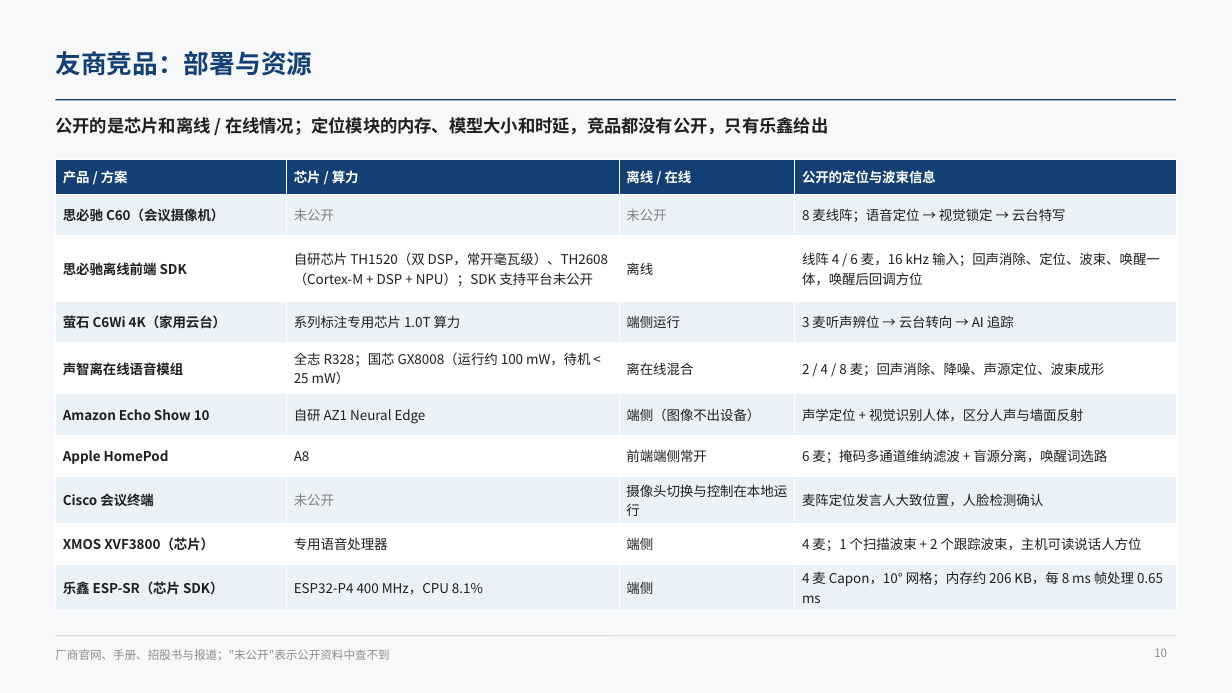
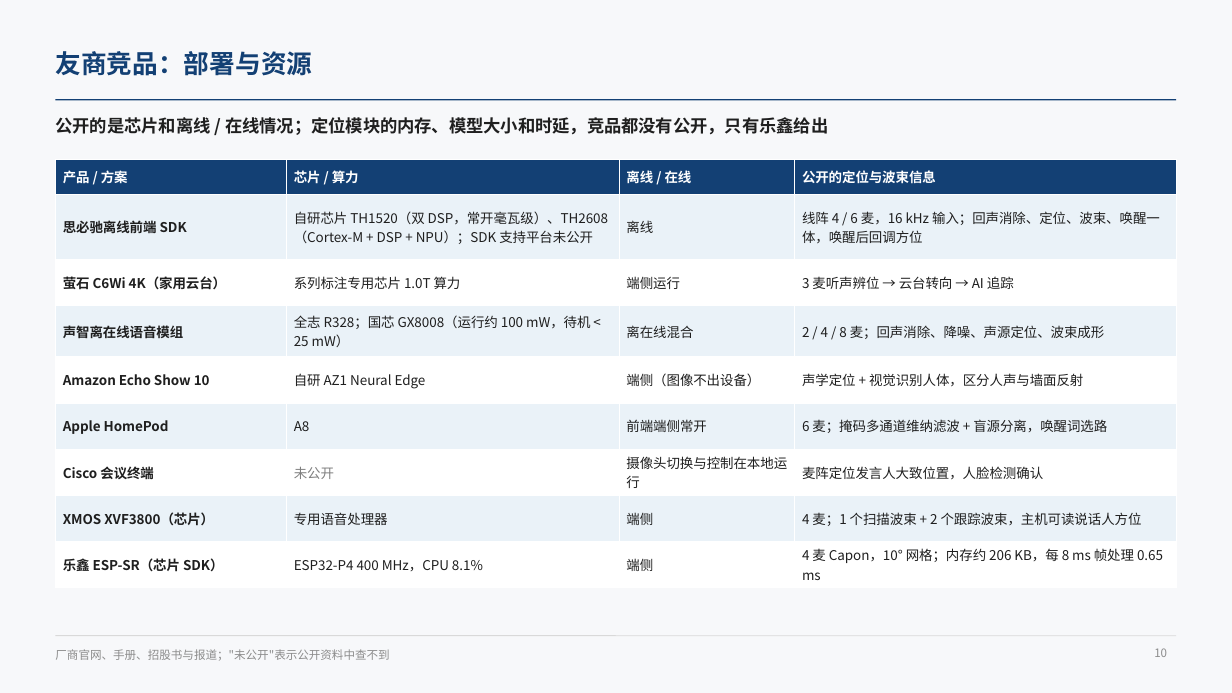
Before and after one commit to ZeroFoxxi/ssl-scene1, a slide deck: slide 10 of 01_场景一_摄像头声源定位/技术总结/声源定位与波束成形技术总结.pptx. Drawn at 1232x693 pixels with LibreOffice and Linux fonts; fonts in the diff are those of the drawing. Boxes give left, top, right and bottom in pixels: in the first picture for what was removed or moved away, otherwise in the second. Text is boxed around its words. In the diff, an @@ line names an element or a change of style, - is before the commit and + after.

```diff
--- a/01_场景一_摄像头声源定位/技术总结/声源定位与波束成形技术总结.pptx
+++ b/01_场景一_摄像头声源定位/技术总结/声源定位与波束成形技术总结.pptx
@@ table at [55,159,1177,584] @@
-row 2: 思必驰 C60（会议摄像机） | 未公开 | 未公开 | 8 麦线阵；语音定位 → 视觉锁定 → 云台特写
```
Also in this commit, not shown: 4 other slides changed, 2 other files.
